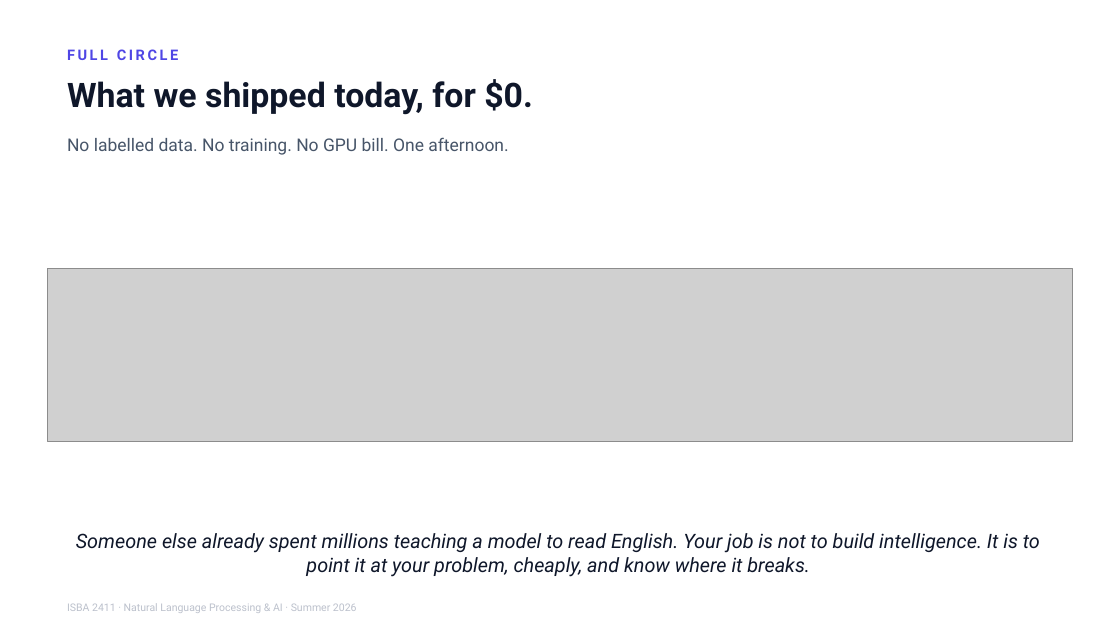
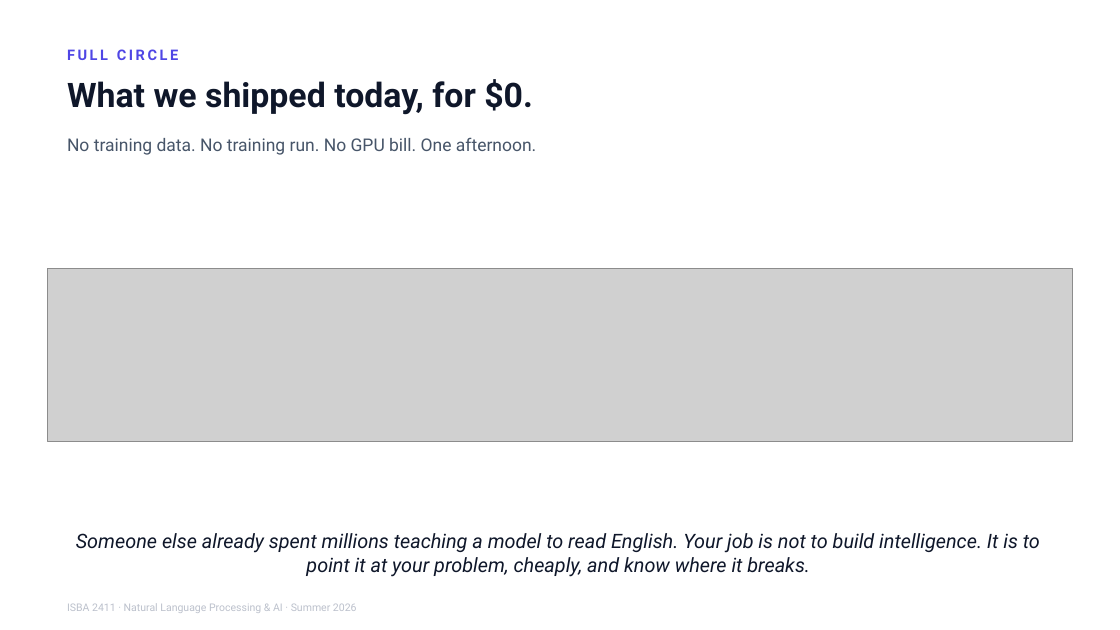
Before and after one commit to JulesMalin/isba2411-nlp, a slide deck: slide 23 of Week 7/L13_Support_Copilot.pptx. Drawn at 1120x630 pixels with LibreOffice and Linux fonts; fonts in the diff are those of the drawing; grey boxes stand for pictures. Boxes give left, top, right and bottom in pixels: in the first picture for what was removed or moved away, otherwise in the second. Text is boxed around its words. In the diff, an @@ line names an element or a change of style, - is before the commit and + after.

```diff
--- a/Week 7/L13_Support_Copilot.pptx
+++ b/Week 7/L13_Support_Copilot.pptx
@@ text at (67, 137, 536, 155): text changed @@
-No labelled data. No training. No GPU bill. One afternoon.
+No training data. No training run. No GPU bill. One afternoon.
```
Also in this commit, not shown: 5 other slides changed.
